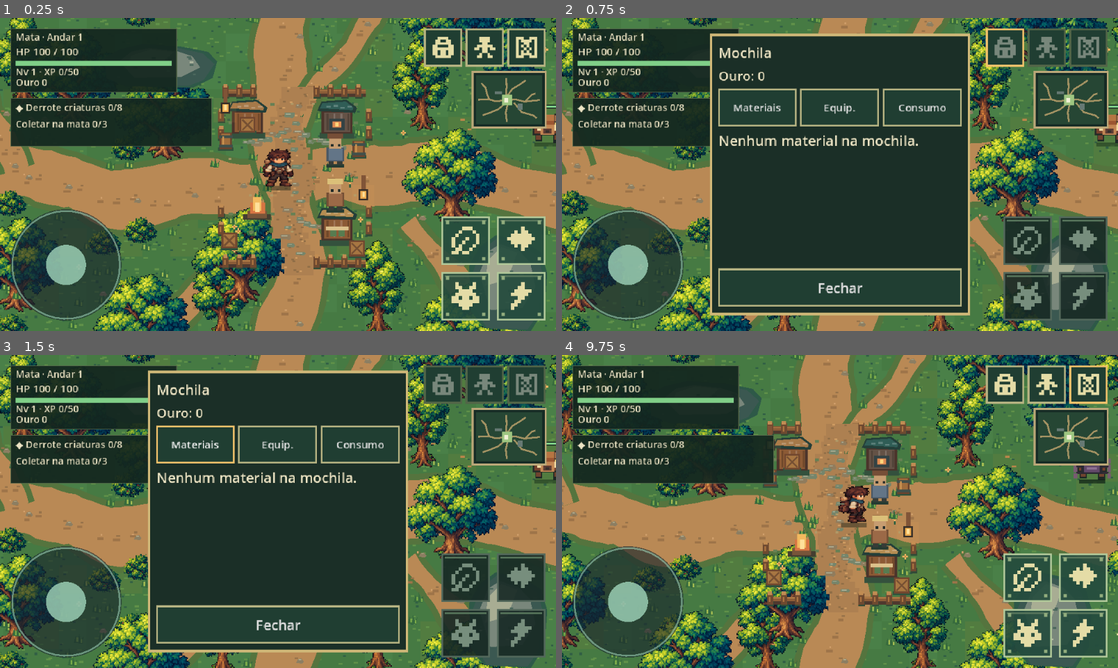
Above: before the commit, frames 1-4 (two rows, left to right).
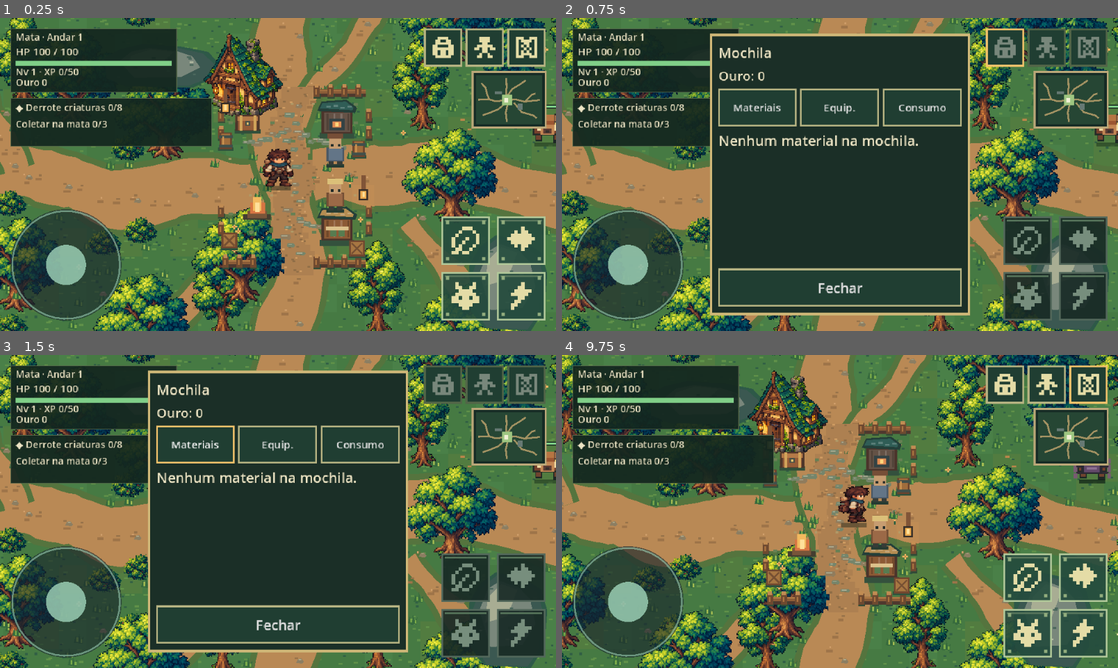
Above: after the commit, the same moments.

Repository: thiagohugo12-dotcom/arveon
Game: Godot game, scene res://scenes/main.tscn
The game is run twice, just before and just after one commit, with the same random seed, the same clock (stepped at 60 frames per second) and the same inputs.
Inputs (mouse positions are in pixels of both pictures, inside the frame that each line leads up to):
- Up to frame 1 (0.25 s): no input
- Up to frame 2 (0.75 s): click (1006, 46) at 0.52 s
- Up to frame 3 (1.5 s): click "Materiais" at 1.25 s
- Up to frame 4 (9.75 s): click "Equip." at 2 s; click "Consumo" at 2.75 s; click "Fechar" at 3.5 s; click (1045, 383) at 4.27 s; click "Personagem" at 5 s; click "Habilidades" at 5.75 s; click "Fechar · C / Esc" at 6.5 s; click (1090, 383) at 7.27 s; tap Enter at 8 s; drag from (628, 602) to (895, 442) at 8.02 s; drag from (1029, 577) to (812, 574) at 8.77 s; tap Space at 9.5 s; move the mouse to (1084, 577) at 9.52 s; hold D (move_right) from 9.53 s (still down); hold E (interact) from 9.53 s (still down); click (1084, 577) at 9.67 s

The runs differ from the first frame. In frame 1, 2.7% of the frame differs, in the area x 36-51%, y 4-39%; in frame 2, nothing differs; in frame 3, nothing differs; in frame 4, 2.6%.

Commit message:
Add detailed forest refuge at the existing chest service

Diff:
--- a/scripts/presentation/floor_view.gd
+++ b/scripts/presentation/floor_view.gd
@@ -7,6 +7,7 @@
 const SPRUCE := preload("res://assets/art/forest_spruce_v034.png")
 const BERRY := preload("res://assets/art/forest_shrub_v034.png")
 const LINDEN := preload("res://assets/art/forest_linden_v034.png")
+const REFUGE := preload("res://assets/art/forest_refuge_v034.png")
 const FOREST_REGION := Rect2(-80, -80, 1360, 1060)
 const FOREST := Color("#294c37")
 const FOREST_LIGHT := Color("#244431")
@@ -291,7 +292,9 @@
 	for y in [380, 400, 490, 510]:
 		_draw_fence(Vector2(473, y))
 		_draw_fence(Vector2(643, y))
-	_draw_camp_stall(SafeCamp.STATIONS["Baú"], 0)
+	# The cabin sits west of the northern trail; its doorstep marks the chest service.
+	draw_texture(REFUGE, Vector2(452, 288))
+	_draw_chest(SafeCamp.STATIONS["Baú"])
 	_draw_camp_stall(SafeCamp.STATIONS["Ferreiro"], 1)
 	_draw_camp_stall(SafeCamp.STATIONS["Vendedor"], 2)
 	_draw_barrel(Vector2(480, 411))
@@ -343,6 +346,16 @@
 	draw_rect(Rect2(at + Vector2(-7, -7), Vector2(14, 14)), Color("#a77642"))
 	draw_line(at + Vector2(-6, -6), at + Vector2(6, 6), Color("#765033"), 2)
 	draw_line(at + Vector2(6, -6), at + Vector2(-6, 6), Color("#765033"), 2)
+
+func _draw_chest(at: Vector2) -> void:
+	draw_rect(Rect2(at + Vector2(-15, 7), Vector2(30, 5)), Color("#31503b"))
+	draw_rect(Rect2(at + Vector2(-14, -10), Vector2(28, 19)), Color("#4d352a"))
+	draw_rect(Rect2(at + Vector2(-11, -8), Vector2(22, 16)), Color("#945c38"))
+	draw_rect(Rect2(at + Vector2(-12, -8), Vector2(24, 5)), Color("#b57a48"))
+	for x in [-9, 7]:
+		draw_rect(Rect2(at + Vector2(x, -9), Vector2(3, 18)), Color("#d1a35a"))
+	draw_rect(Rect2(at + Vector2(-3, -3), Vector2(6, 6)), Color("#4b5147"))
+	draw_rect(Rect2(at + Vector2(-1, -1), Vector2(2, 3)), Color("#f3c86d"))
 
 func _draw_lantern(at: Vector2) -> void:
 	draw_rect(Rect2(at + Vector2(-13, -12), Vector2(26, 28)), Color(1.0, 0.69, 0.31, 0.08))
Binary file added: assets/art/forest_refuge_v034.png
Not shown, changed: docs/art/FOREST_V034.md
